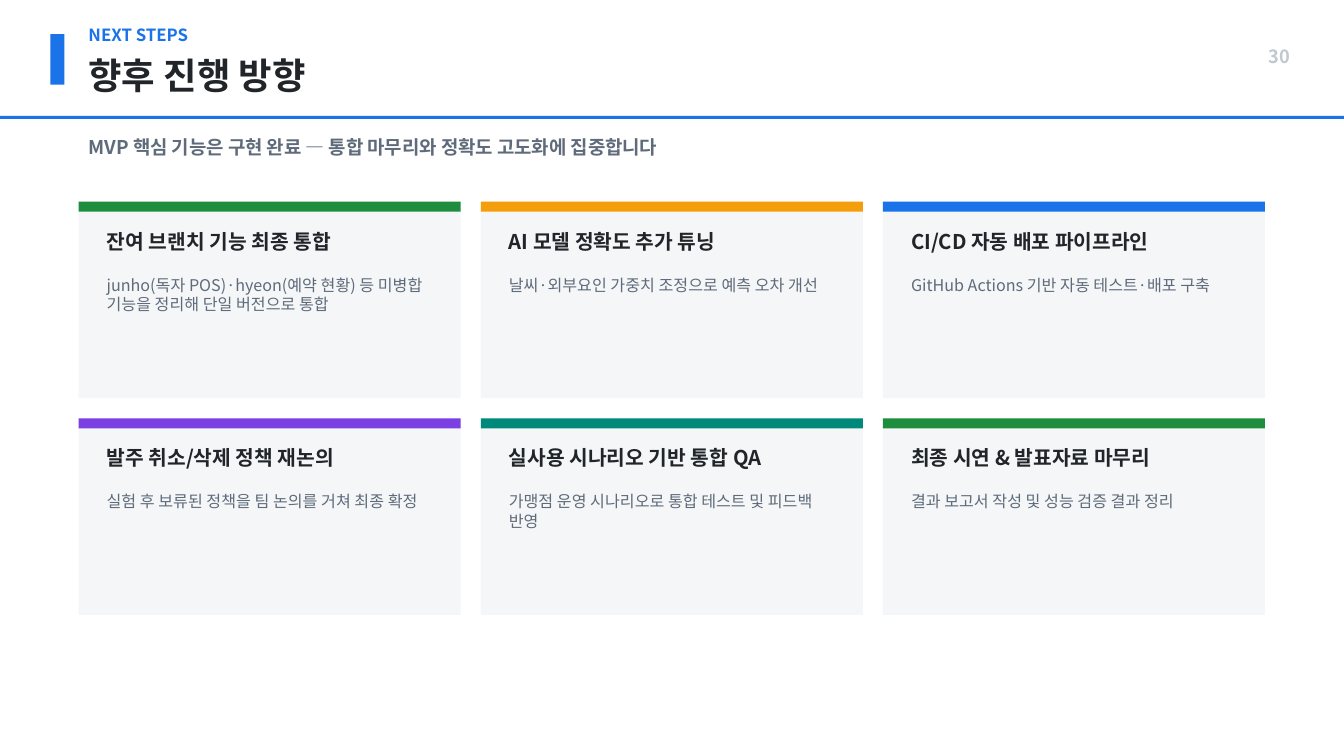
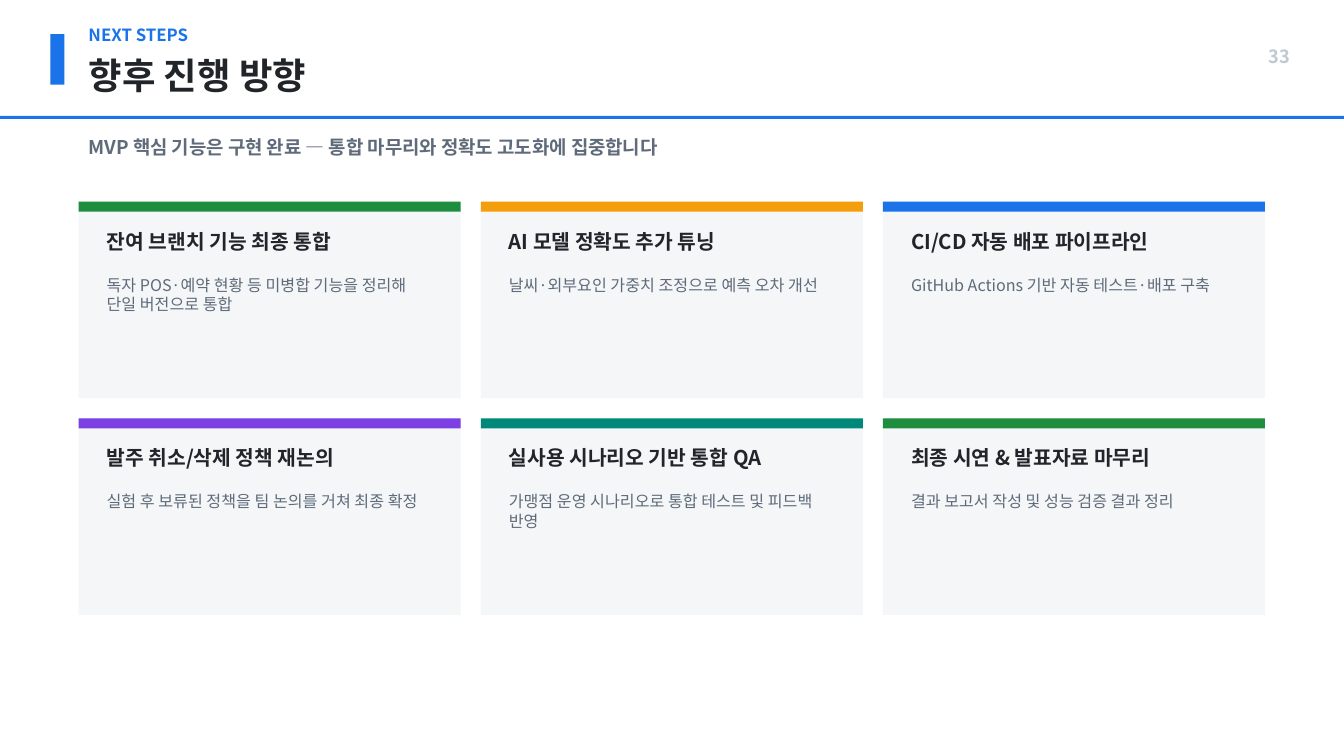
Before and after one commit to Food-G/FoodGuard, a slide deck: slide 33 of FoodGuard_포트폴리오(수정본).pptx (slide 30 before the commit). Drawn at 1344x756 pixels with LibreOffice and Linux fonts; fonts in the diff are those of the drawing. Boxes give left, top, right and bottom in pixels: in the first picture for what was removed or moved away, otherwise in the second. Text is boxed around its words. In the diff, an @@ line names an element or a change of style, - is before the commit and + after.

```diff
--- a/FoodGuard_포트폴리오(수정본).pptx
+++ b/FoodGuard_포트폴리오(수정본).pptx
@@ text at (1269,49,1290,63): text changed @@
-30
+33
@@ text at (107,277,407,311): text changed @@
-junho(독자 POS)·hyeon(예약 현황) 등 미병합 기능을 정리해 단일 버전으로 통합
+독자 POS·예약 현황 등 미병합 기능을 정리해 단일 버전으로 통합
```
Also in this commit, not shown: 8 other slides changed, 3 slides added, 5 other files.
